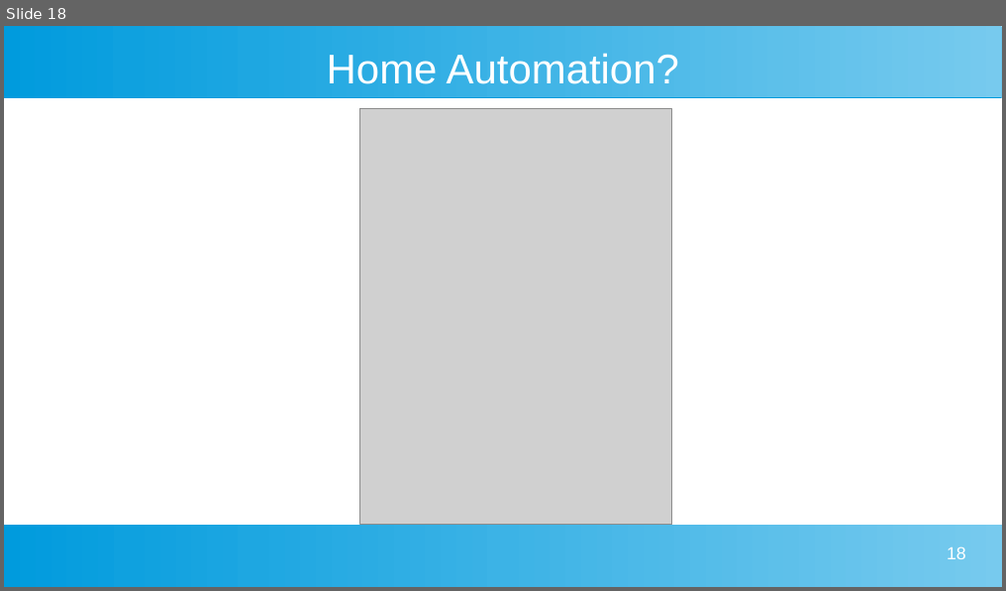
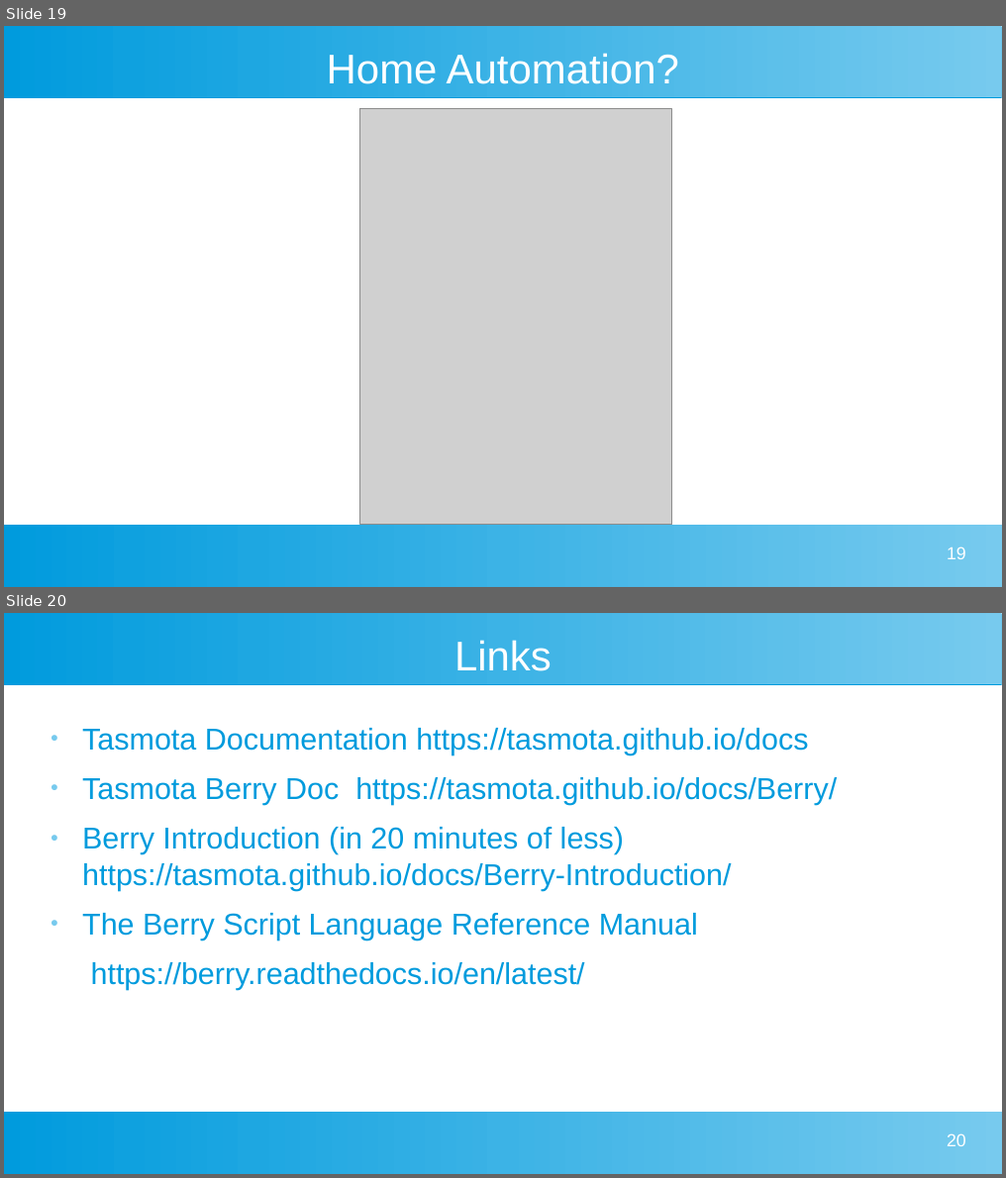
Before and after one commit to darrylb123/EO2024, a slide deck: EO2024-Tasmota+Berry.odp. Shown one above the other, each under a label of ours: slide 18 before the commit, slides 19 and 20 after it. The pictures are 1006x591 and 1006x1178 pixels, drawn with LibreOffice and Linux fonts; fonts in the diff are those of the drawing; grey boxes stand for pictures. Boxes give left, top, right and bottom in pixels: in the first picture for what was removed or moved away, otherwise in the second. Text is boxed around its words. In the diff, an @@ line names an element or a change of style, - is before the commit and + after.

```diff
--- a/EO2024-Tasmota+Berry.odp
+++ b/EO2024-Tasmota+Berry.odp
@@ slide 20 added at (4,613,1002,1174), background #FFFFFF; not listed: 2 template elements that a slide beside it also shows @@
@@ title added at (454,640,551,671), 33 pt, text #FFFFFF @@
+Links
@@ text added at (82,728,837,990), 24 pt, text #009BDD @@
+● Tasmota Documentation https://tasmota.github.io/docs
+● Tasmota Berry Doc https://tasmota.github.io/docs/Berry/
+● Berry Introduction (in 20 minutes of less) https://tasmota.github.io/docs/Berry-Introduction/
+● The Berry Script Language Reference Manual
+https://berry.readthedocs.io/en/latest/
@@ page number added at (946,1134,966,1147), 14 pt, text #FFFFFF @@
+20
@@ what was slide 18 is now slide 19 @@
@@ page number at (946,547,966,560): text changed @@
-18
+19
```
Also in this commit, not shown: 4 slides changed, 1 other slide added.
